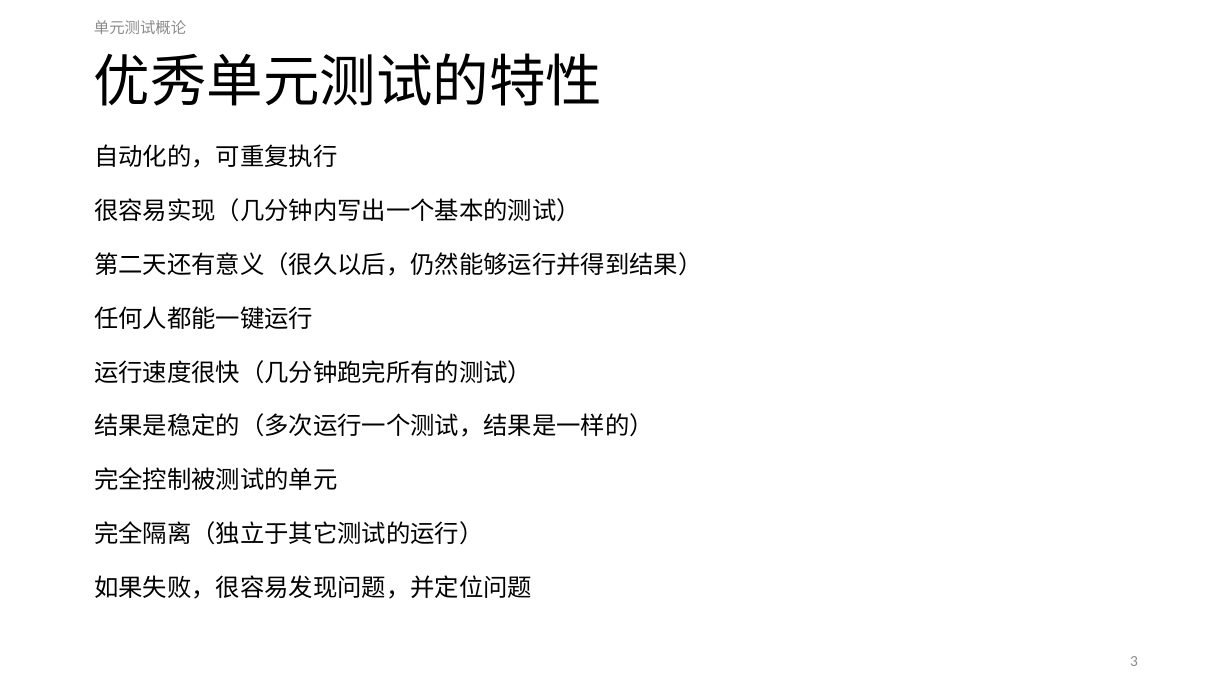
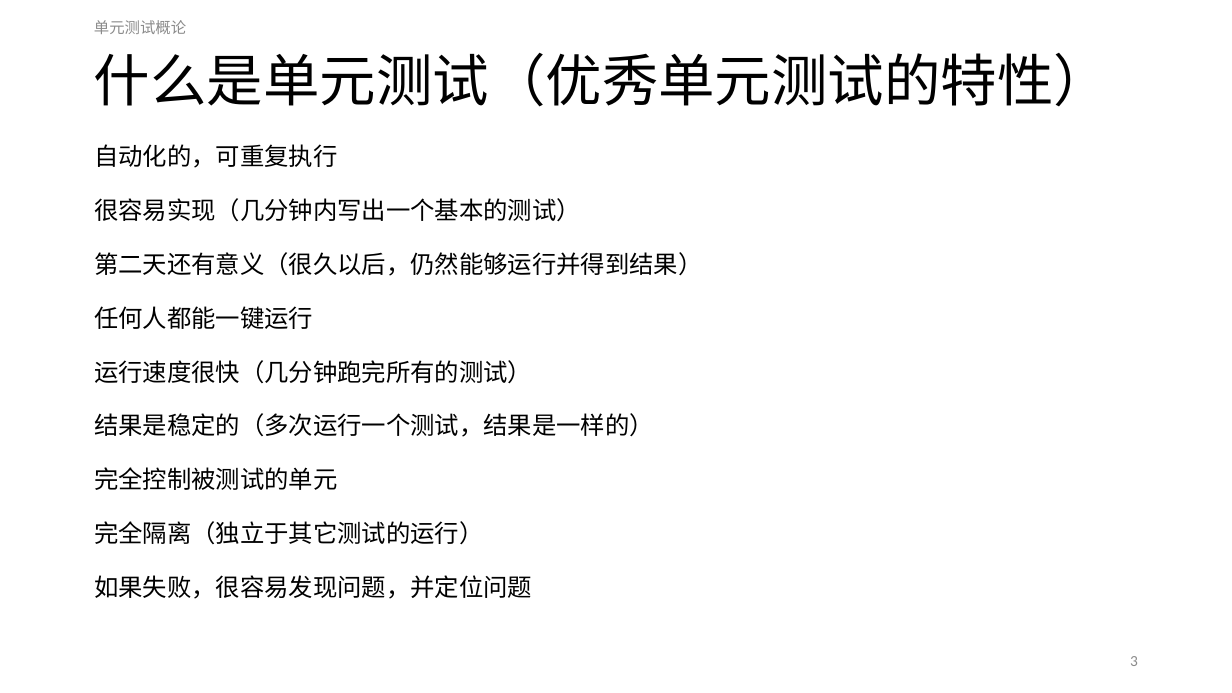
Before and after one commit to ReganHe/SharpUnitTest, a slide deck: slide 3 of MyUnitTest/Document/单元测试.pptx. Drawn at 1232x693 pixels with LibreOffice and Linux fonts; fonts in the diff are those of the drawing. Boxes give left, top, right and bottom in pixels: in the first picture for what was removed or moved away, otherwise in the second. Text is boxed around its words. In the diff, an @@ line names an element or a change of style, - is before the commit and + after.

```diff
--- a/MyUnitTest/Document/单元测试.pptx
+++ b/MyUnitTest/Document/单元测试.pptx
@@ title at (x1=94, y1=53, x2=1110, y2=107): text changed @@
-优秀单元测试的特性
+什么是单元测试（优秀单元测试的特性）
```
Also in this commit, not shown: 6 other slides changed, 1 slide added, 3 slides removed.
